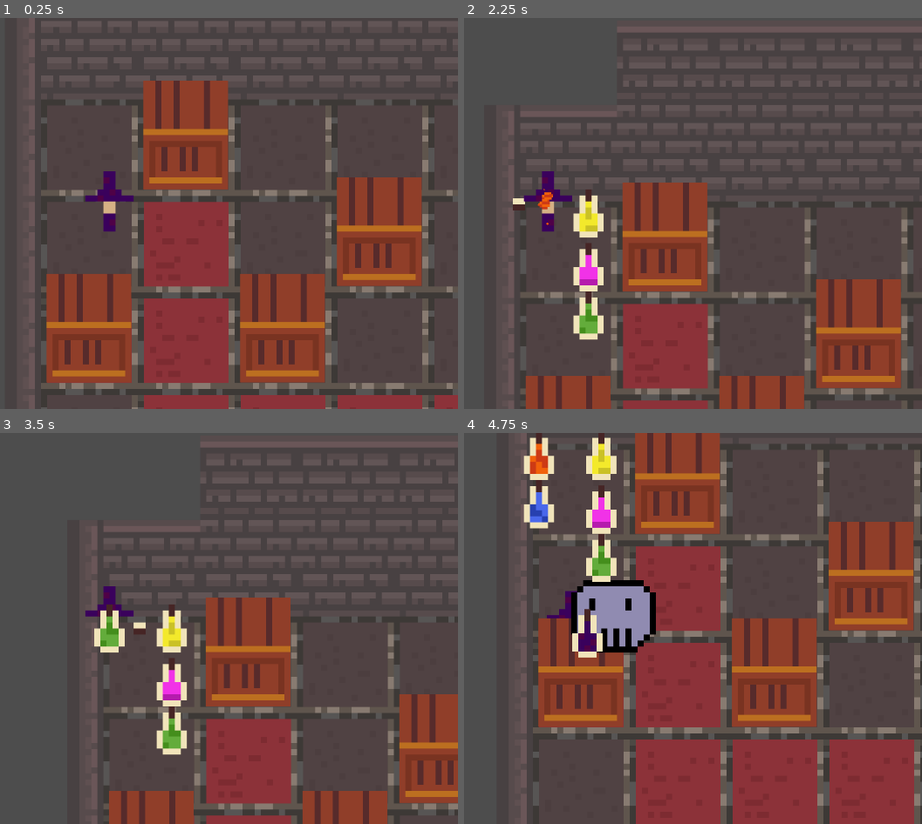
Above: before the commit, frames 1-4 (two rows, left to right).
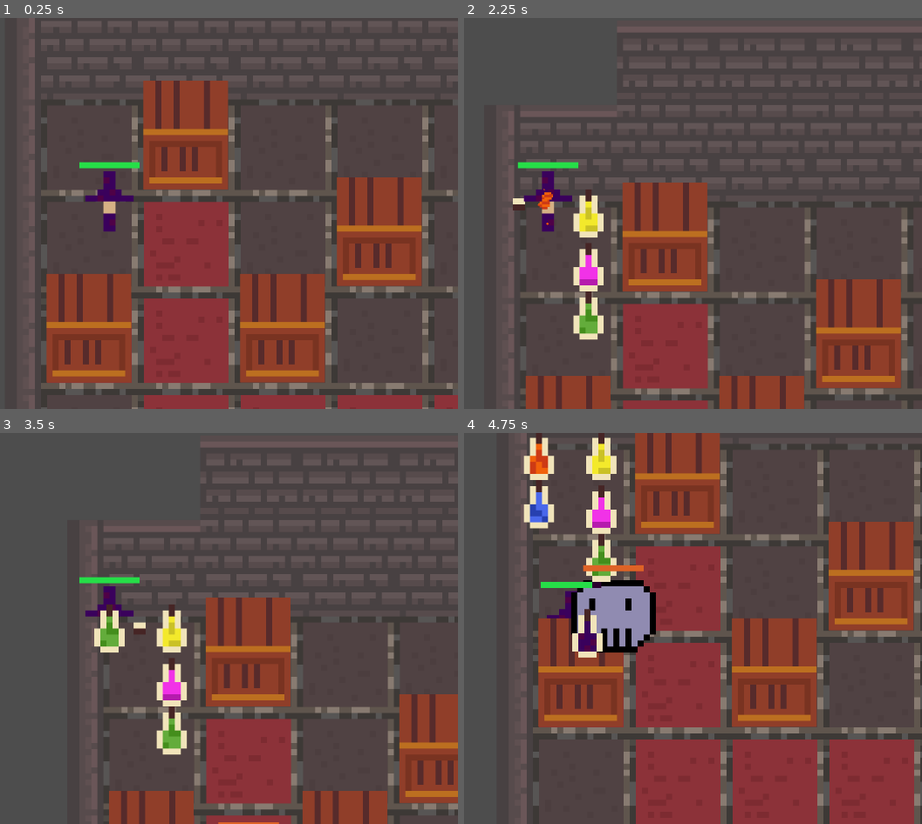
Above: after the commit, the same moments.

Repository: chluebi/ludum-dare-58
Game: Godot game, scene res://main.tscn
Same seed, same stepped clock (60 frames per second), same inputs: the game is played once before the commit and once after it.
Inputs (mouse positions are in pixels of both pictures, inside the frame that each line leads up to):
- Up to frame 1 (0.25 s): no input
- Up to frame 2 (2.25 s): tap Enter (ui_accept) at 0.5, 0.77, 1.52 s; move the mouse to (537, 291) at 0.52 s; press the mouse at (537, 291) at 0.53 s; hold W (move_up) 0.53-2.03 s; move the mouse to (784, 272) at 1.27 s; release the mouse at (784, 272) at 1.28 s; click (784, 272) at 1.35 s; move the mouse to (outside the picture) at 2.02 s; press the mouse at (outside the picture) at 2.03 s; hold A (move_left) from 2.03 s (still down)
- Up to frame 3 (3.5 s): keep holding A (move_left); move the mouse to (146, 628) at 2.77 s; release the mouse at (146, 628) at 2.78 s; click (146, 628) at 2.85 s; tap Enter (ui_accept) at 3.02 s
- Up to frame 4 (4.75 s): tap Enter (ui_accept) at 3.5, 3.77, 4.52 s; move the mouse to (468, 530) at 3.52 s; release A (move_left) at 3.53 s; press the mouse at (468, 530) at 3.53 s; hold S (move_down) 3.53-4.28 s; move the mouse to (725, 608) at 4.27 s; release the mouse at (725, 608) at 4.28 s; hold D (move_right) from 4.28 s (still down); click (725, 608) at 4.35 s

The runs differ from the first frame. In frame 1, 0.2% of the frame differs, in the area x 17-31%, y 36-39%; in frame 2, 0.2%; in frame 3, 0.3%; in frame 4, 0.4%, in the area x 16-40%, y 33-40%.

Commit message:
healthbars, big fireball pierces on kill

Diff:
--- a/enemy.gd
+++ b/enemy.gd
@@ -24,6 +24,9 @@
 	$damage_hitbox.body_entered.connect(attack_player)
 	$damage_hitbox.body_exited.connect(stop_attacking)
 	health.death_signal.connect(on_death)
+	health.health_percentage.connect($healthbar.set_health_percentage)
+	$healthbar.set_color_enemy()
+	$healthbar.set_health_percentage(1.0)
 
 func _process(delta: float) -> void:
 	health.animate_damage(self, delta)
--- a/enemy.tscn
+++ b/enemy.tscn
@@ -1,7 +1,8 @@
-[gd_scene load_steps=6 format=3 uid="uid://dog1poe2ison0"]
+[gd_scene load_steps=7 format=3 uid="uid://dog1poe2ison0"]
 
 [ext_resource type="Script" uid="uid://dn6lltdaw57cg" path="res://enemy.gd" id="1_4gyqm"]
 [ext_resource type="Texture2D" uid="uid://duiwgdhqxy3p0" path="res://skull.png" id="1_7k104"]
+[ext_resource type="PackedScene" uid="uid://douxwd3qcg1hw" path="res://healthbar.tscn" id="3_qi2p4"]
 
 [sub_resource type="SpriteFrames" id="SpriteFrames_4gyqm"]
 animations = [{
@@ -39,3 +40,6 @@
 
 [node name="CollisionShape2D" type="CollisionShape2D" parent="damage_hitbox"]
 shape = SubResource("CircleShape2D_7k104")
+
+[node name="healthbar" parent="." instance=ExtResource("3_qi2p4")]
+position = Vector2(0, -80)
--- a/fireball.gd
+++ b/fireball.gd
@@ -39,11 +39,14 @@
 		#queue_free()
 
 func on_collision(body):
-	if "health" in body:
-		body.health.take_damage(damage)
 	var particles = PARTICLE_SCENE.instantiate()
 	particles.position = position
 	particles.direction = direction
 	particles.emitting = true
 	get_parent().add_child(particles)
+	if "health" in body:
+		if body.health.take_damage(damage) and big:
+			return
+
+
 	queue_free()
--- a/health.gd
+++ b/health.gd
@@ -2,10 +2,12 @@
 var current_health
 var animation_timer = -1
 signal death_signal
+signal health_percentage
 
 func _init(mh):
 	max_health = mh
 	current_health = max_health
+
 
 func animate_damage(body: Node2D, delta):
 	if animation_timer == -1:
@@ -23,13 +25,17 @@
 
 
 
-func take_damage(amount):
+func take_damage(amount) -> bool:
 	current_health -= amount
 	animation_timer = 0
+	health_percentage.emit(current_health * 1.0 / max_health)
 	if current_health <= 0:
 		death_signal.emit()
+		return true
+	return false
 
 func heal_damage(amount):
 	current_health += amount
+	health_percentage.emit(current_health * 1.0 / max_health)
 	if current_health > max_health:
 		current_health = max_health
--- /dev/null
+++ b/healthbar.gd
@@ -0,0 +1,12 @@
+extends Node2D
+
+
+@onready var cur = $current
+@onready var max = $max
+
+func set_health_percentage(percent: float):
+	percent = clampf(percent, 0, 1)
+	cur.points[1].x = percent * (max.points[1].x - max.points[0].x) + max.points[0].x
+
+func set_color_enemy():
+	cur.default_color = Color8(222, 99, 38)
--- /dev/null
+++ b/healthbar.tscn
@@ -0,0 +1,16 @@
+[gd_scene load_steps=2 format=3 uid="uid://douxwd3qcg1hw"]
+
+[ext_resource type="Script" uid="uid://uvq622tei8aw" path="res://healthbar.gd" id="1_iywrq"]
+
+[node name="healthbar" type="Node2D"]
+script = ExtResource("1_iywrq")
+
+[node name="current" type="Line2D" parent="."]
+z_index = 8
+points = PackedVector2Array(-50, 0, -9, 0)
+default_color = Color(0.14790002, 0.87, 0.28028506, 1)
+
+[node name="max" type="Line2D" parent="."]
+z_index = 7
+points = PackedVector2Array(-50, 0, 50, 0)
+default_color = Color(0.16862746, 0, 0.1764706, 1)
--- a/player.gd
+++ b/player.gd
@@ -26,6 +26,8 @@
 # Called when the node enters the scene tree for the first time.
 func _ready() -> void:
 	health.death_signal.connect(on_death)
+	health.health_percentage.connect($healthbar.set_health_percentage)
+	$healthbar.set_health_percentage(1.0)
 
 func spawn_fireball(aim_direction):
 	var fireball = FIREBALL_SCENE.instantiate()
--- a/player.tscn
+++ b/player.tscn
@@ -1,6 +1,7 @@
-[gd_scene load_steps=6 format=3 uid="uid://c4vun81r65hwg"]
+[gd_scene load_steps=7 format=3 uid="uid://c4vun81r65hwg"]
 
 [ext_resource type="Script" uid="uid://601lsav1i4s2" path="res://player.gd" id="1_onrkg"]
+[ext_resource type="PackedScene" uid="uid://douxwd3qcg1hw" path="res://healthbar.tscn" id="3_hqtel"]
 [ext_resource type="Texture2D" uid="uid://bfygts20gb638" path="res://big-sheet.png" id="3_i3pqv"]
 
 [sub_resource type="RectangleShape2D" id="RectangleShape2D_sweqy"]
@@ -36,3 +37,6 @@
 scale = Vector2(10, 10)
 texture = SubResource("AtlasTexture_i3pqv")
 offset = Vector2(0, -2)
+
+[node name="healthbar" parent="." instance=ExtResource("3_hqtel")]
+position = Vector2(0, -80)
Not shown, added: healthbar.gd.uid
